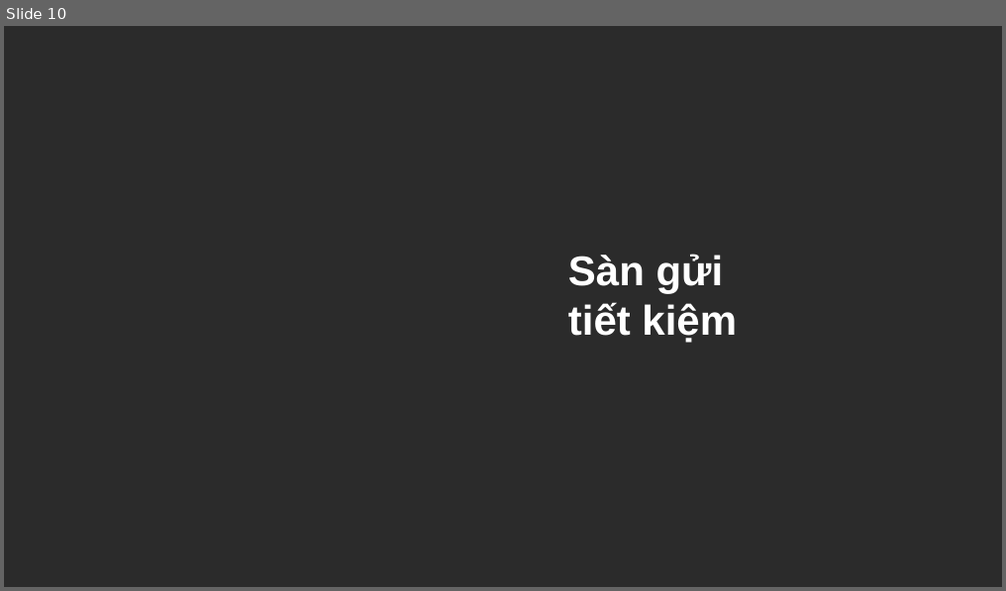
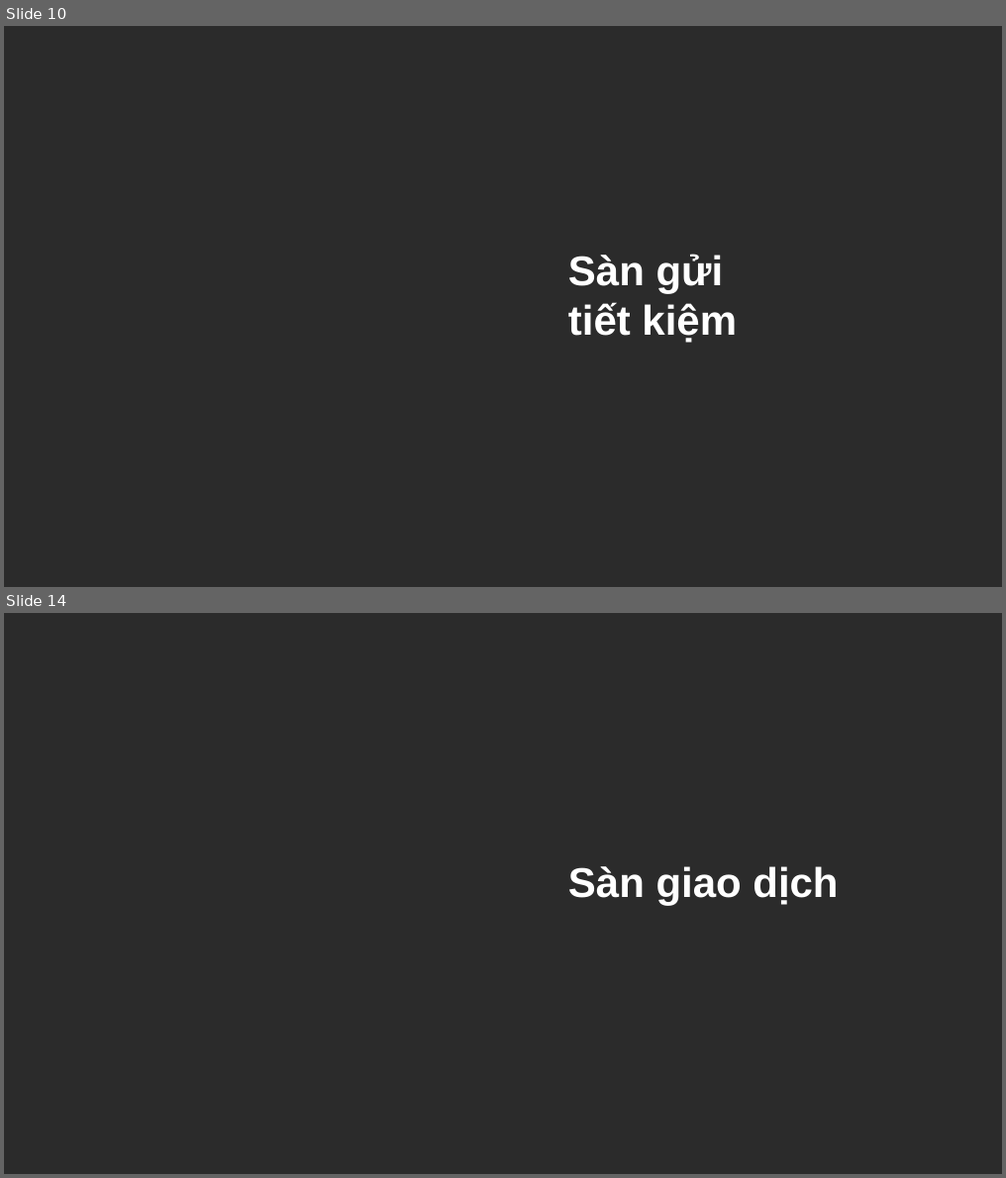
Before and after one commit to augustusflynn/Fishdom_DEFI_Project, a slide deck: FishdomDEFI.pptx. Shown one above the other, each under a label of ours: slide 10 before the commit, slides 10 and 14 after it; the slides between them are not shown. The pictures are 1006x591 and 1006x1178 pixels, drawn with LibreOffice and Linux fonts; fonts in the diff are those of the drawing; background and template pictures are left out; a plain dark background stands for a picture behind light text. Boxes give left, top, right and bottom in pixels: in the first picture for what was removed or moved away, otherwise in the second. Text is boxed around its words. In the diff, an @@ line names an element or a change of style, - is before the commit and + after.

```diff
--- a/FishdomDEFI.pptx
+++ b/FishdomDEFI.pptx
@@ slide 14 added at (4,613,1002,1174), background picture (left out) @@
@@ text added at (568,866,838,905), 40 pt, text #FFFFFF, bold @@
+Sàn giao dịch
```
Also in this commit, not shown: 3 slides changed, 9 other slides added, 2 slides removed, 1 other file.
